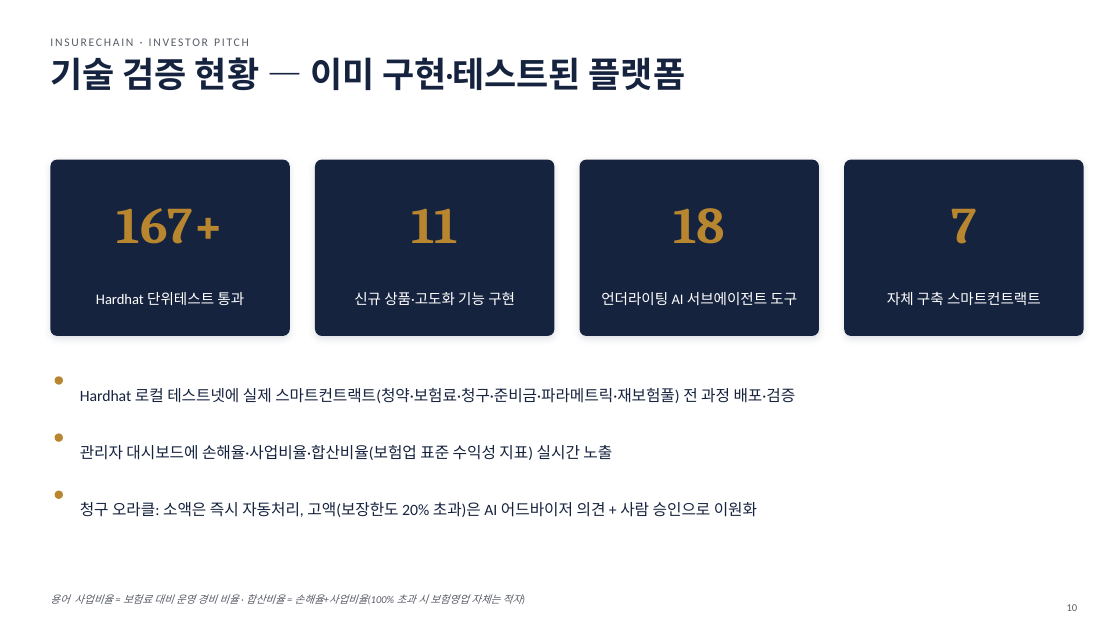
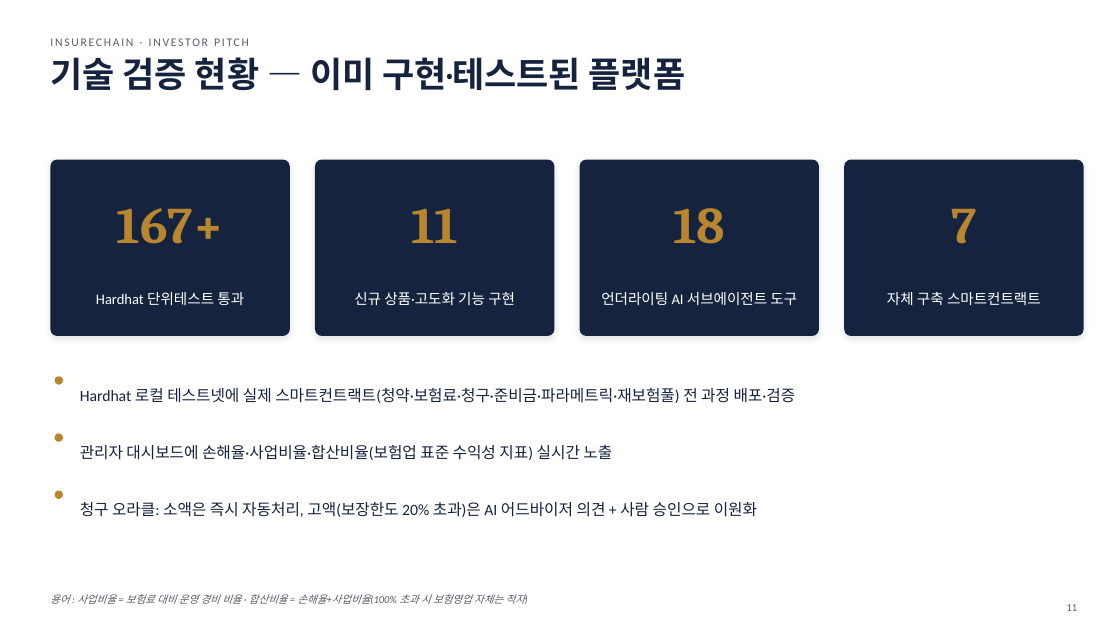
Before and after one commit to leeyonsei78/capstone_project_alpha, a slide deck: slide 11 of 인슈어체인_투자피칭_발표자료.pptx (slide 10 before the commit). Drawn at 1120x630 pixels with LibreOffice and Linux fonts; fonts in the diff are those of the drawing. Boxes give left, top, right and bottom in pixels: in the first picture for what was removed or moved away, otherwise in the second. Text is boxed around its words. In the diff, an @@ line names an element or a change of style, - is before the commit and + after.

```diff
--- a/인슈어체인_투자피칭_발표자료.pptx
+++ b/인슈어체인_투자피칭_발표자료.pptx
@@ text at [50,594,525,604]: text changed @@
-용어 사업비율 = 보험료 대비 운영 경비 비율 · 합산비율 = 손해율+사업비율(100% 초과 시 보험영업 자체는 적자)
+용어 : 사업비율 = 보험료 대비 운영 경비 비율 · 합산비율 = 손해율+사업비율(100% 초과 시 보험영업 자체는 적자)
@@ page number at [1067,604,1078,611]: text changed @@
-10
+11
```
Also in this commit, not shown: 13 other slides changed, 1 slide added.
